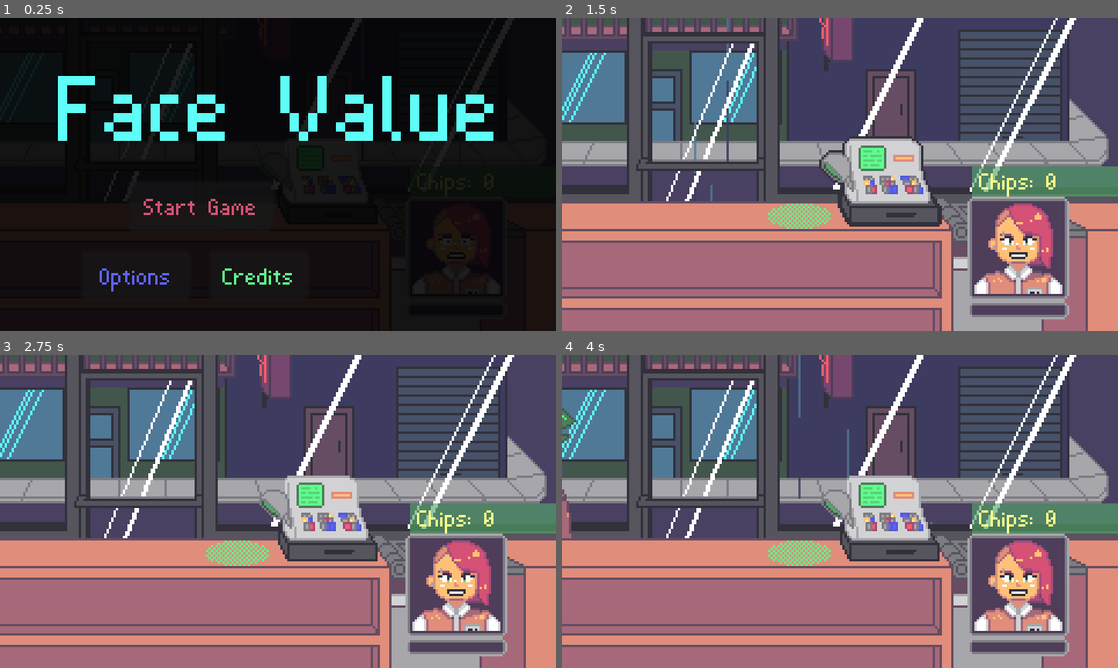
Above: before the commit, frames 1-4 (two rows, left to right).
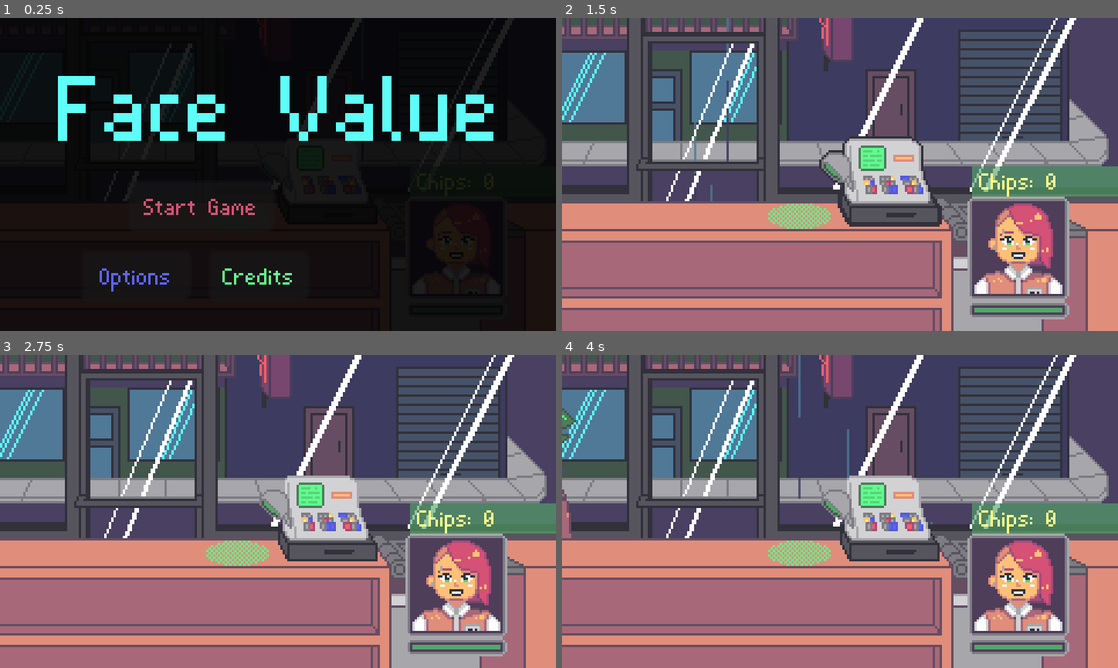
Above: after the commit, the same moments.

Repository: goofanader/ggj-2026
Game: Godot game, scene res://Scenes/Main Scene.tscn
The game is run twice, just before and just after one commit, with the same random seed, the same clock (stepped at 60 frames per second) and the same inputs.
Inputs (mouse positions are in pixels of both pictures, inside the frame that each line leads up to):
- Up to frame 1 (0.25 s): no input
- Up to frame 2 (1.5 s): click "Start Game" at 0.5 s; move the mouse to (878, 180) at 1.27 s; click (878, 180) at 1.42 s
- Up to frame 3 (2.75 s): move the mouse to (166, 527) at 2.02 s; click (166, 527) at 2.17 s
- Up to frame 4 (4 s): tap Enter at 2.75 s; move the mouse to (895, 442) at 2.77 s; click (895, 442) at 2.92 s; move the mouse to (812, 574) at 3.52 s; click (812, 574) at 3.67 s

The runs differ from the first frame. In frame 1, less than 0.1% of the frame differs, in the area x 80-85%, y 69-78%; in frame 2, 0.3%, in the area x 74-90%, y 67-95%; in frame 3, 0.3%; in frame 4, 0.3%.

Commit message:
fix healtht hing

Diff:
--- a/Scripts/character_stats.gd
+++ b/Scripts/character_stats.gd
@@ -26,8 +26,8 @@
 ## -----------------------------------------------------------------------------
 
 @export_group("External Data")
-var _mood_level: int = 1
-@export var mood_level: int = 1:
+var _mood_level: int = 100
+@export var mood_level: int = 100:
 	set(value):
 		_mood_level = value
 		var mood_ind:int = mood_level_curve.values().find_custom(func(c): return _mood_level<=c)
